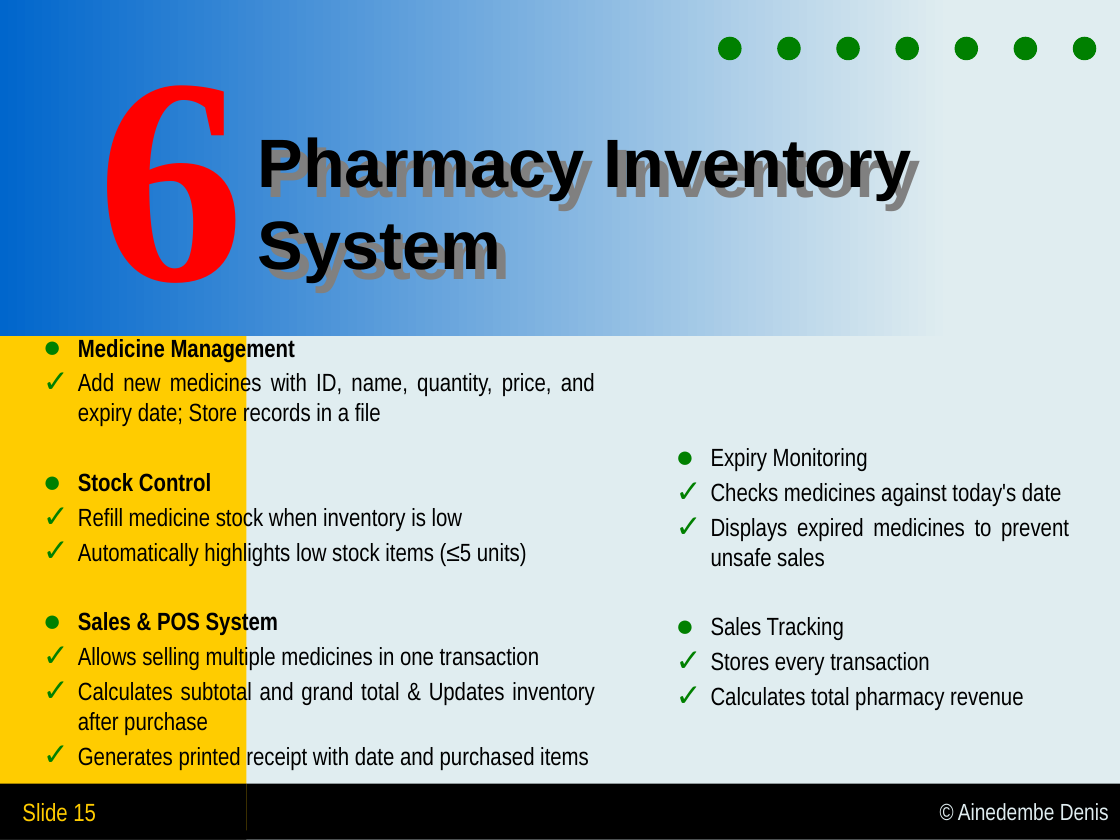
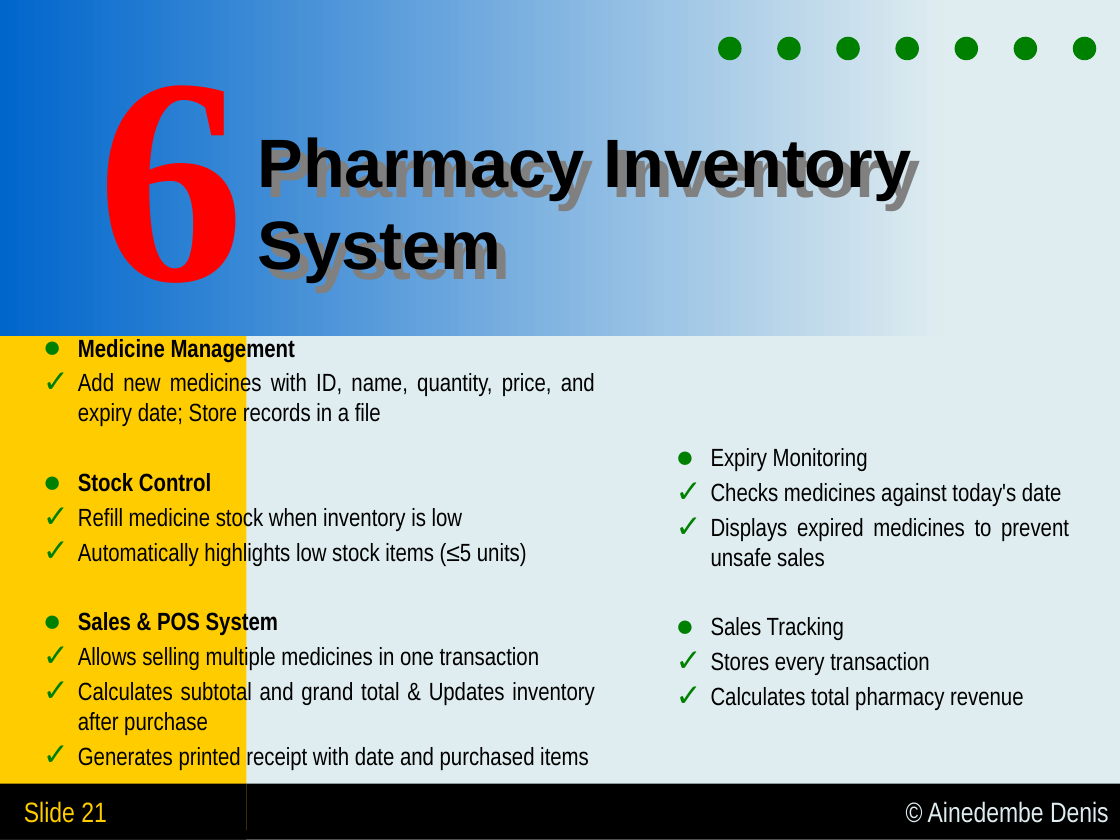
Before and after one commit to Ainedembe-Denis/Systems-Programing---C-PROJECTS, a slide deck: slide 22 of Ainedembe Denis - Presentation.pptx. Drawn at 1120x840 pixels with LibreOffice and Linux fonts; fonts in the diff are those of the drawing. Boxes give left, top, right and bottom in pixels: in the first picture for what was removed or moved away, otherwise in the second. Text is boxed around its words. In the diff, an @@ line names an element or a change of style, - is before the commit and + after.

```diff
--- a/Ainedembe Denis - Presentation.pptx
+++ b/Ainedembe Denis - Presentation.pptx
@@ rectangle "© Ainedembe Denis" at <box>0,784,1120,840</box>: size 15 to 18 pt @@
@@ text in rectangle at <box>24,801,107,823</box>: text changed; size 16 to 18 pt @@
-Slide 15
+Slide 21
```
Also in this commit, not shown: 31 other slides changed, 1 slide added, 2 other files.
